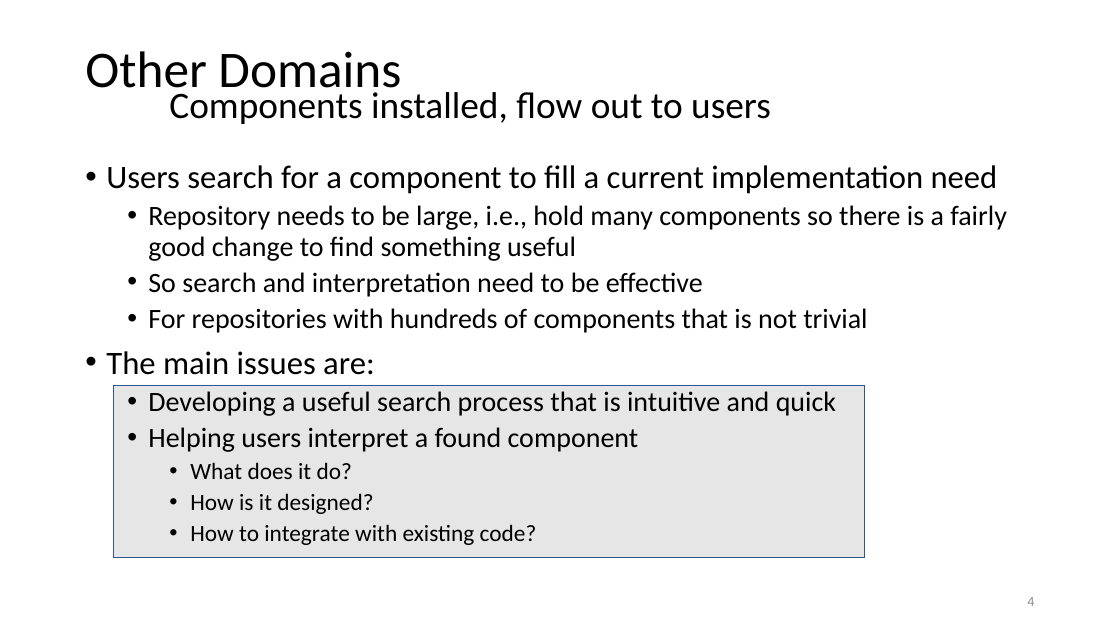
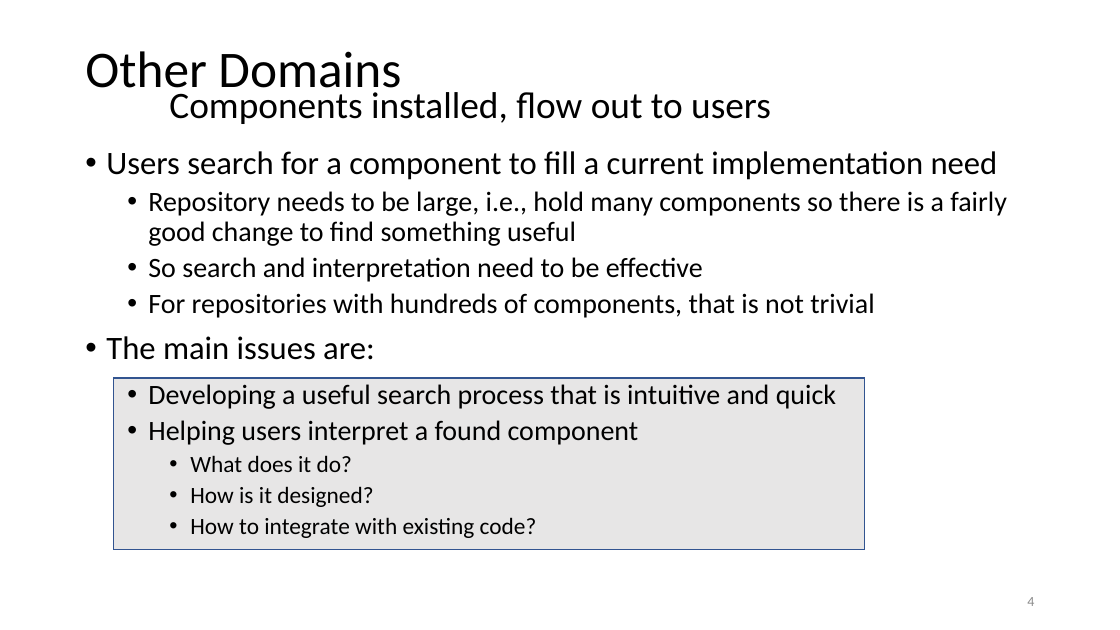
Before and after one commit to JimFawcett/JimFawcett.github.io, a slide deck: slide 4 of Resources/PublishingSourceCode.pptx. Drawn at 1120x630 pixels with LibreOffice and Linux fonts; fonts in the diff are those of the drawing. Boxes give left, top, right and bottom in pixels: in the first picture for what was removed or moved away, otherwise in the second. Text is boxed around its words. In the diff, an @@ line names an element or a change of style, - is before the commit and + after.

```diff
--- a/Resources/PublishingSourceCode.pptx
+++ b/Resources/PublishingSourceCode.pptx
@@ text "Users search for a component ...": place and size @@
-text "Users search for a component ..." at [106, 165, 1007, 545]
+text "Users search for a component ..." at [106, 151, 1007, 538]
@@ text at [148, 293, 874, 318]: text changed @@
-  • For repositories with hundreds of components that is not trivial
+  • For repositories with hundreds of components, that is not trivial
@@ rectangle: place and size @@
-rectangle at [113, 386, 865, 557]
+rectangle at [113, 378, 865, 549]
```
Also in this commit, not shown: 7 other slides changed, 11 slides added, 4 other files.
